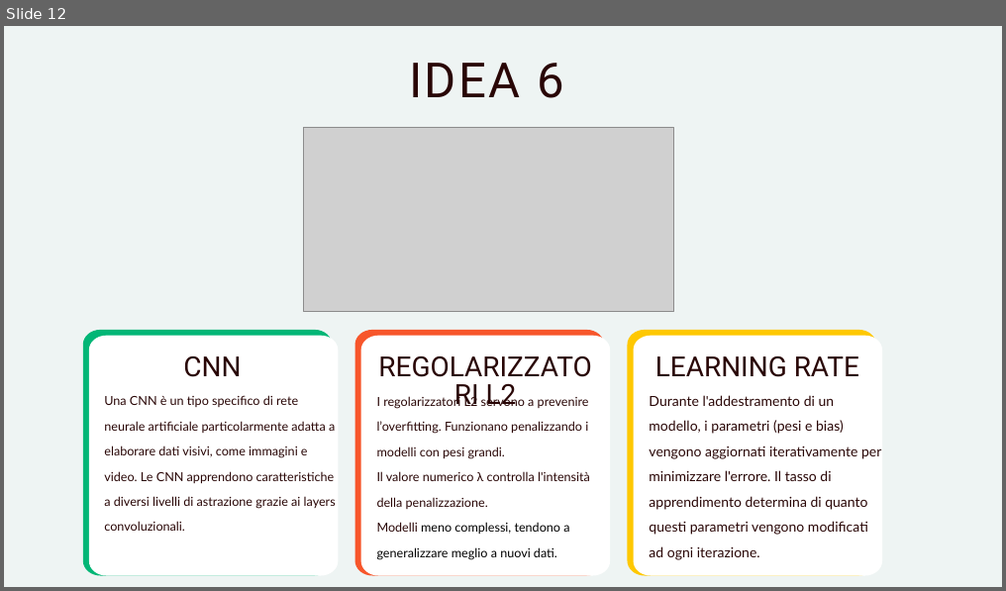
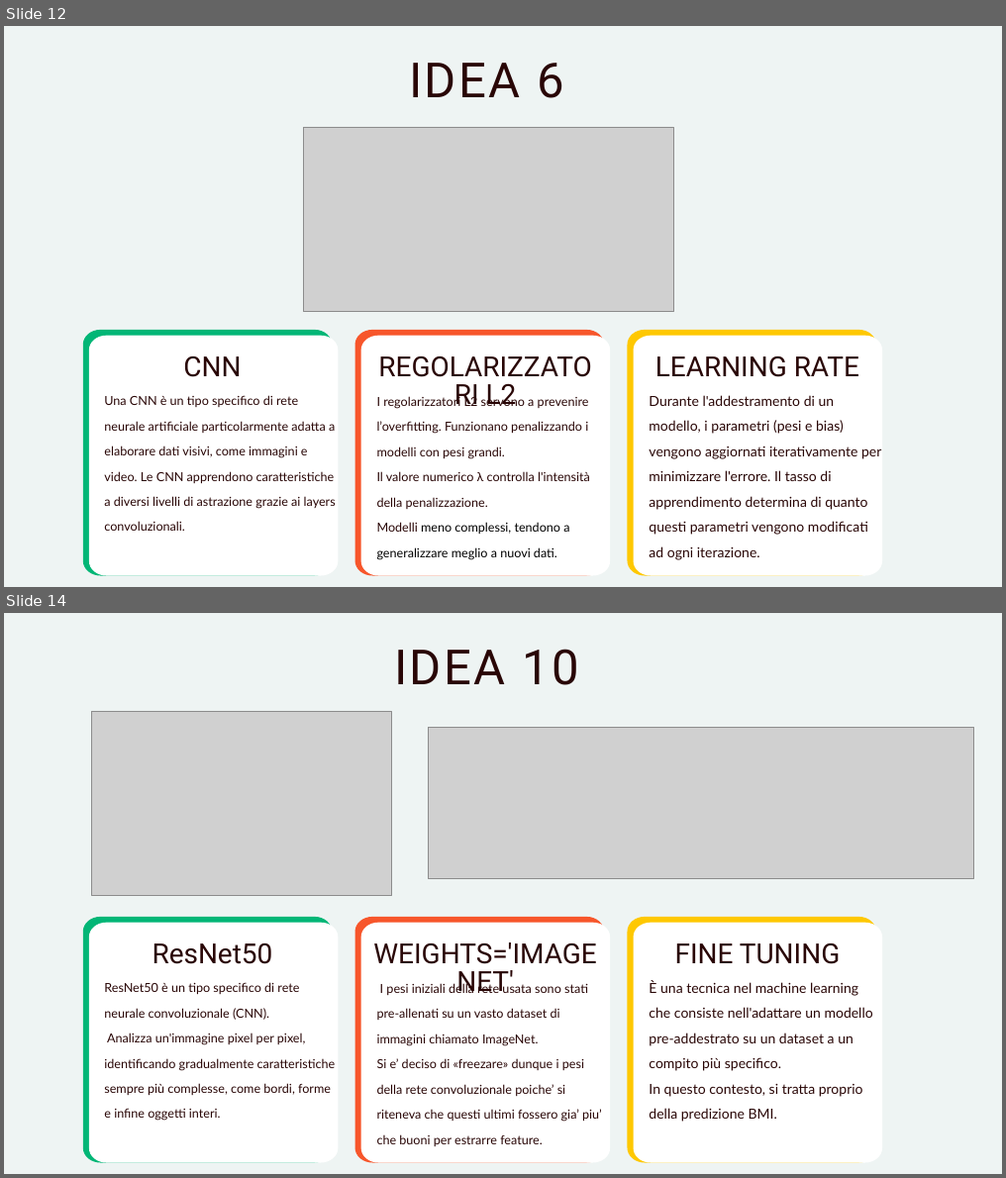
Before and after one commit to Vincy02/Face-to-BMI, a slide deck: Face-to-BMI.pptx. Shown one above the other, each under a label of ours: slide 12 before the commit, slides 12 and 14 after it; the slides between them are not shown. The pictures are 1006x591 and 1006x1178 pixels, drawn with LibreOffice and Linux fonts; fonts in the diff are those of the drawing; grey boxes stand for pictures. Boxes give left, top, right and bottom in pixels: in the first picture for what was removed or moved away, otherwise in the second. Text is boxed around its words. In the diff, an @@ line names an element or a change of style, - is before the commit and + after.

```diff
--- a/Face-to-BMI.pptx
+++ b/Face-to-BMI.pptx
@@ slide 14 added at (x1=4, y1=613, x2=1002, y2=1174), background #EEF4F3 @@
@@ text added at (x1=394, y1=649, x2=578, y2=685), 70 pt, text #290606 @@
+IDEA 10
@@ picture added at (x1=92, y1=711, x2=392, y2=895) @@
@@ picture added at (x1=428, y1=727, x2=973, y2=879) @@
@@ freeform shape added at (x1=83, y1=917, x2=332, y2=1162), fill #02B676 @@
@@ freeform shape added at (x1=89, y1=922, x2=338, y2=1162), fill #FFFFFF @@
@@ freeform shape added at (x1=355, y1=917, x2=604, y2=1162), fill #F7562B @@
@@ freeform shape added at (x1=361, y1=922, x2=610, y2=1162), fill #FFFFFF @@
@@ freeform shape added at (x1=627, y1=917, x2=876, y2=1162), fill #FEC801 @@
@@ freeform shape added at (x1=634, y1=922, x2=882, y2=1162), fill #FFFFFF @@
@@ text added at (x1=152, y1=943, x2=273, y2=964), 40 pt, text #290606 @@
+ResNet50
@@ text added at (x1=373, y1=943, x2=596, y2=1047), 40 pt, text #290606 @@
+WEIGHTS='IMAGENET'
@@ text added at (x1=675, y1=944, x2=840, y2=964), 40 pt, text #290606 @@
+FINE TUNING
@@ text added at (x1=104, y1=982, x2=336, y2=1121), 18 pt, text #290606 @@
+  ResNet50 è un tipo specifico di rete neurale convoluzionale (CNN).
+  Analizza un'immagine pixel per pixel, identificando gradualmente caratteristiche sempre più complesse, come bordi, forme e infine oggetti interi.
@@ text added at (x1=377, y1=982, x2=602, y2=1147), 18 pt, text #290606 @@
+  I pesi iniziali della rete usata sono stati pre-allenati su un vasto dataset di immagini chiamato ImageNet.
+  Si e’ deciso di «freezare» dunque i pesi della rete convoluzionale poiche’ si riteneva che questi ultimi fossero gia’ piu’ che buoni per estrarre feature.
@@ text added at (x1=648, y1=980, x2=873, y2=1122), 20 pt, text #290606 @@
+  È una tecnica nel machine learning che consiste nell'adattare un modello pre-addestrato su un dataset a un compito più specifico.
+  In questo contesto, si tratta proprio della predizione BMI.
```
Also in this commit, not shown: 4 slides changed, 1 other slide added.
